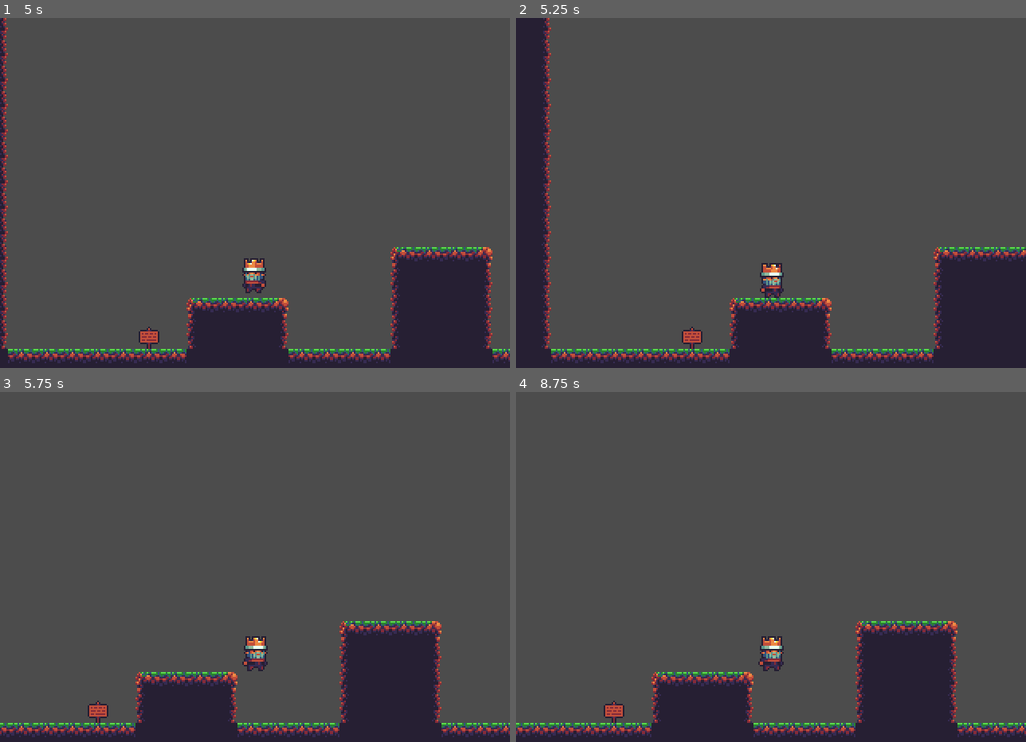
Above: before the commit, frames 1-4 (two rows, left to right).
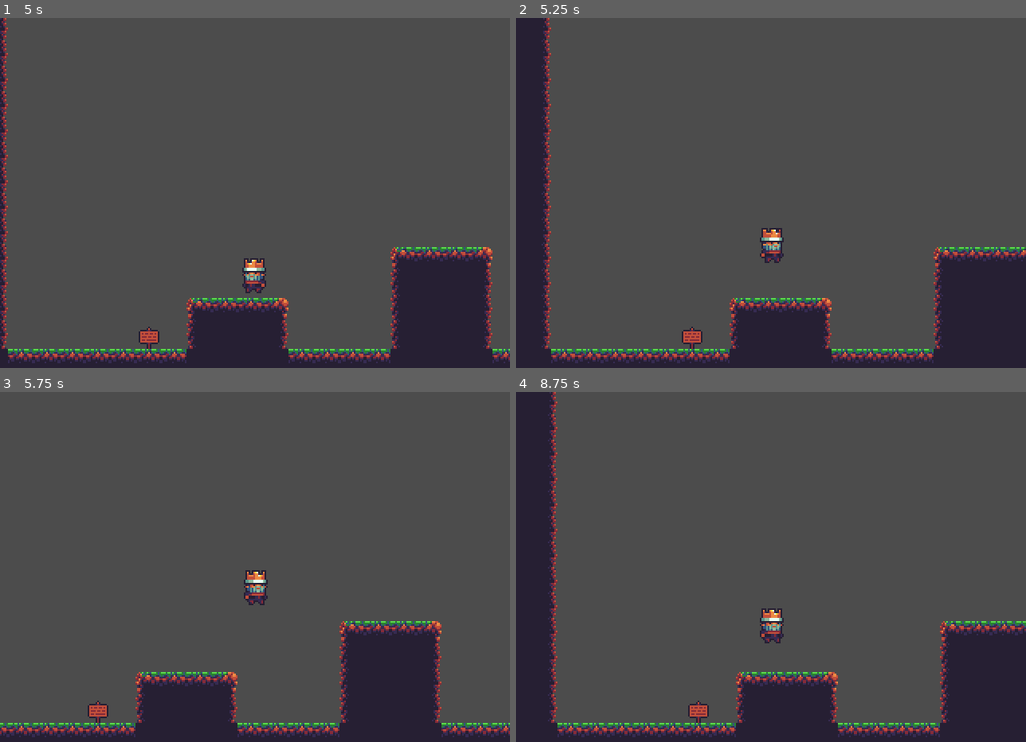
Above: after the commit, the same moments.

Repository: D-Waack/Godot_Sidescroller_Movement
Game: Godot game, scene res://Managing/Game.tscn
Same seed, same stepped clock (60 frames per second), same inputs: the game is played once before the commit and once after it.
Inputs:
- Up to frame 1 (5 s): tap Enter at 0.5 s; hold Up (ui_up) 0.53-1.28 s; hold Right (ui_right) 0.53-2.03 s; tap Up (ui_up) at 1.35, 1.52, 1.82, 2.85, 3.02, 3.32, 4.35, 4.52, 4.82 s; hold Left (ui_left) 2.03-2.78 s; hold Up (ui_up) 2.03-2.78 s; hold Right (ui_right) 2.78-4.28 s; hold Up (ui_up) 3.53-4.28 s; hold Left (ui_left) from 4.28 s (still down)
- Up to frame 2 (5.25 s): release Left (ui_left) at 5.03 s; hold Right (ui_right) from 5.03 s (still down); hold Up (ui_up) from 5.03 s (still down)
- Up to frame 3 (5.75 s): keep holding Right (ui_right); keep holding Up (ui_up)
- Up to frame 4 (8.75 s): release Right (ui_right) at 5.78 s; release Up (ui_up) at 5.78 s; hold Left (ui_left) 5.78-7.28 s; tap Up (ui_up) at 5.85, 6.02, 6.32, 7.35, 7.52, 7.82 s; hold Up (ui_up) 6.53-7.28 s; hold Right (ui_right) from 7.28 s (still down); hold Up (ui_up) from 8.03 s (still down)

Frame 1 is identical in both runs. In frame 2, 0.8% of the frame differs, in the area x 47-53%, y 60-80%; in frame 3, 0.8%; in frame 4, 25%, in the area x 0-100%, y 0-99%.

Commit message:
Add coyote jump and jump buffer

Diff:
--- a/Player/Player.gd
+++ b/Player/Player.gd
@@ -9,10 +9,11 @@
 onready var sprite : Sprite = $Sprite
 onready var animator : AnimationTree = $AnimationTree
 # raycast nodes
-onready var left_wall_raycasts : Node2D = $Wall_Raycasts/Left_Rays
-onready var right_wall_raycasts : Node2D = $Wall_Raycasts/Right_Rays
+onready var left_wall_raycasts : Node2D = $WallRaycasts/LeftRays
+onready var right_wall_raycasts : Node2D = $WallRaycasts/RightRays
 # timers
-onready var wall_jump_timer : Timer = $Timers/WallJumpTimer
+onready var jump_buffer_timer : Timer = $Timers/JumpBufferTimer
+onready var coyote_jump_timer : Timer = $Timers/CoyoteJumpTimer
 
 ### World Constants
 const UP_DIRECTION : Vector2 = Vector2.UP # needed for move_and_slide function
@@ -45,6 +46,8 @@
 enum {IDLE, RUN, RISE, FALL, WALL_SLIDE} # states of the state machine
 var state = IDLE # current state at which player character is at
 var double_jumped : bool = false # flag for if the player has double jumped or not
+var buffered_jump : bool = false # flag for it the jump button was pressed right before hitting the ground
+var can_coyote_jump : bool = false # flag for coyote jump (when running off ledge)
 
 ### Setup function that runs at the start
 func _ready():
@@ -58,6 +61,7 @@
 func _physics_process(delta):
 	var horizontal_input : float = get_horizontal_input()
 	var wall_direction : int = get_wall_direction()
+	var was_on_floor : bool = is_on_floor()
 	state = get_current_state(horizontal_input, wall_direction)
 	vertical_movement(delta)
 	horizontal_movement(horizontal_input, delta)
@@ -65,6 +69,7 @@
 	velocity = move_and_slide(velocity, UP_DIRECTION) # function that actually moves the player based on velocity
 	# !!! up direction is needed for "is_on_floor()" and "is_on_wall()" to work
 	animation(horizontal_input)
+	extra_movement(was_on_floor)
 
 ### State machine routines
 # This function uses the Input singleton to get what direction the player is pressing
@@ -96,19 +101,22 @@
 	else:
 		velocity.y = min(velocity.y, MAX_FALL_SPEED)
 
-	if is_on_floor():
+	if is_on_floor() or can_coyote_jump:
 		double_jumped = false
+		if Input.is_action_just_pressed("ui_up") or buffered_jump:
+			velocity.y = -JUMP_FORCE
+			buffered_jump = false
+			can_coyote_jump = false
+	else:
+		if not Input.is_action_pressed("ui_up") and velocity.y < -MIN_AIR_DISTANCE:
+			velocity.y = -MIN_AIR_DISTANCE # cut velocity's Y value down so the player stops when letting go of the jump button
 		if Input.is_action_just_pressed("ui_up"):
-			velocity.y = -JUMP_FORCE
-	else:
-		if Input.is_action_just_released("ui_up") and velocity.y < -MIN_AIR_DISTANCE:
-			velocity.y = -MIN_AIR_DISTANCE # cut velocity's Y value down so the player stops when letting go of the jump button
-			if Input.is_action_just_pressed("ui_up") and can_wall_jump:
-				velocity.y = -JUMP_FORCE
-		elif not double_jumped and can_double_jump:
-			if Input.is_action_just_pressed("ui_up"):
+			if not double_jumped and can_double_jump:
 				double_jumped = true
 				velocity.y = -JUMP_FORCE
+			else:
+				buffered_jump = true
+				jump_buffer_timer.start()
 
 # This function is responsible for moving the player character through space according to the input
 # When there is no input, apply friction, when there is, apply acceleration
@@ -158,6 +166,11 @@
 				flip_character(false)
 			animator.travel("fall")
 
+func extra_movement(was_on_floor):
+	if was_on_floor and not is_on_floor() and velocity.y >= 0:
+		can_coyote_jump = true
+		coyote_jump_timer.start()
+
 # This function flips the sprite backwards to face the left or right when called
 # When called with true, the character faces left, when called with false, the character faces right
 func flip_character(flip : bool):
@@ -178,3 +191,9 @@
 		if raycast.is_colliding():
 			return true
 	return false
+
+func _on_JumpBufferTimer_timeout():
+	buffered_jump = false
+
+func _on_CoyoteJumpTimer_timeout():
+	can_coyote_jump = false
--- a/Player/Player.tscn
+++ b/Player/Player.tscn
@@ -227,34 +227,41 @@
 parameters/playback = SubResource( 16 )
 script = ExtResource( 3 )
 
-[node name="Wall_Raycasts" type="Node2D" parent="."]
-
-[node name="Left_Rays" type="Node2D" parent="Wall_Raycasts"]
-
-[node name="LeftRayCast2D" type="RayCast2D" parent="Wall_Raycasts/Left_Rays"]
+[node name="WallRaycasts" type="Node2D" parent="."]
+
+[node name="LeftRays" type="Node2D" parent="WallRaycasts"]
+
+[node name="LeftRayCast2D" type="RayCast2D" parent="WallRaycasts/LeftRays"]
 position = Vector2( -5, -14 )
 enabled = true
 cast_to = Vector2( -2, 0 )
 
-[node name="LeftRayCast2D2" type="RayCast2D" parent="Wall_Raycasts/Left_Rays"]
+[node name="LeftRayCast2D2" type="RayCast2D" parent="WallRaycasts/LeftRays"]
 position = Vector2( -5, -3 )
 enabled = true
 cast_to = Vector2( -2, 0 )
 
-[node name="Right_Rays" type="Node2D" parent="Wall_Raycasts"]
-
-[node name="RightRayCast2D" type="RayCast2D" parent="Wall_Raycasts/Right_Rays"]
+[node name="RightRays" type="Node2D" parent="WallRaycasts"]
+
+[node name="RightRayCast2D" type="RayCast2D" parent="WallRaycasts/RightRays"]
 position = Vector2( 7, -14 )
 enabled = true
 cast_to = Vector2( 2, 0 )
 
-[node name="RightRayCast2D2" type="RayCast2D" parent="Wall_Raycasts/Right_Rays"]
+[node name="RightRayCast2D2" type="RayCast2D" parent="WallRaycasts/RightRays"]
 position = Vector2( 7, -3 )
 enabled = true
 cast_to = Vector2( 2, 0 )
 
 [node name="Timers" type="Node2D" parent="."]
 
-[node name="WallJumpTimer" type="Timer" parent="Timers"]
-wait_time = 0.2
+[node name="JumpBufferTimer" type="Timer" parent="Timers"]
+wait_time = 0.1
 one_shot = true
+
+[node name="CoyoteJumpTimer" type="Timer" parent="Timers"]
+wait_time = 0.15
+one_shot = true
+
+[connection signal="timeout" from="Timers/JumpBufferTimer" to="." method="_on_JumpBufferTimer_timeout"]
+[connection signal="timeout" from="Timers/CoyoteJumpTimer" to="." method="_on_CoyoteJumpTimer_timeout"]
